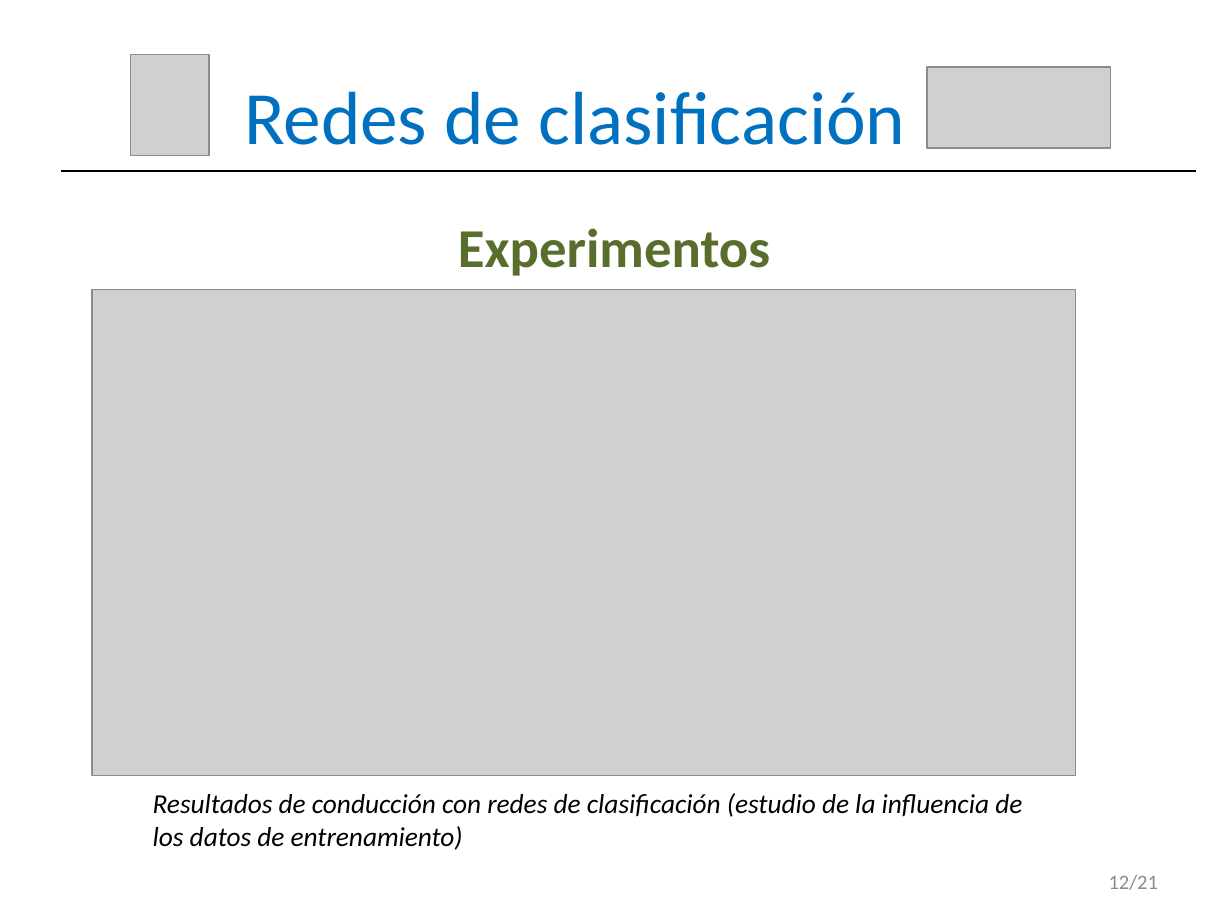
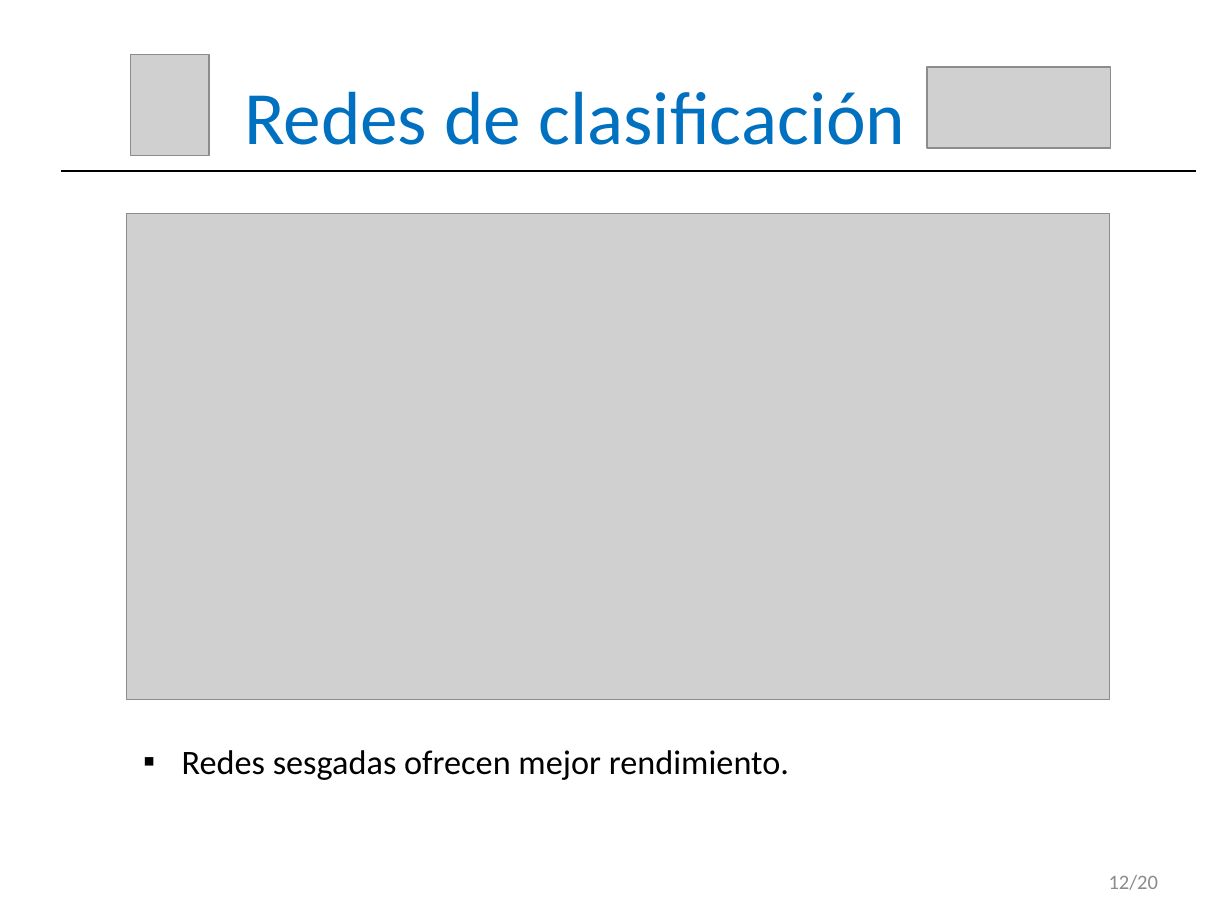
Before and after one commit to RoboticsLabURJC/2017-tfm-vanessa-fernandez, a slide deck: slide 13 of Memoria/Presentación.pptx. Drawn at 1232x924 pixels with LibreOffice and Linux fonts; fonts in the diff are those of the drawing; grey boxes stand for pictures. Boxes give left, top, right and bottom in pixels: in the first picture for what was removed or moved away, otherwise in the second. Text is boxed around its words. In the diff, an @@ line names an element or a change of style, - is before the commit and + after.

```diff
--- a/Memoria/Presentación.pptx
+++ b/Memoria/Presentación.pptx
@@ picture: place and size @@
-picture at [92, 290, 1076, 775]
+picture at [127, 214, 1110, 700]
@@ text removed at [458, 228, 770, 276] @@
-Experimentos
@@ text added at [182, 750, 789, 780], 20 pt, text #000000 @@
+▪ Redes sesgadas ofrecen mejor rendimiento.
@@ text removed at [153, 793, 1022, 850] @@
-Resultados de conducción con redes de clasificación (estudio de la influencia de
-los datos de entrenamiento)
@@ text at [1109, 875, 1158, 890]: text changed @@
-12/21
+12/20
```
Also in this commit, not shown: 19 other slides changed, 1 slide removed.
